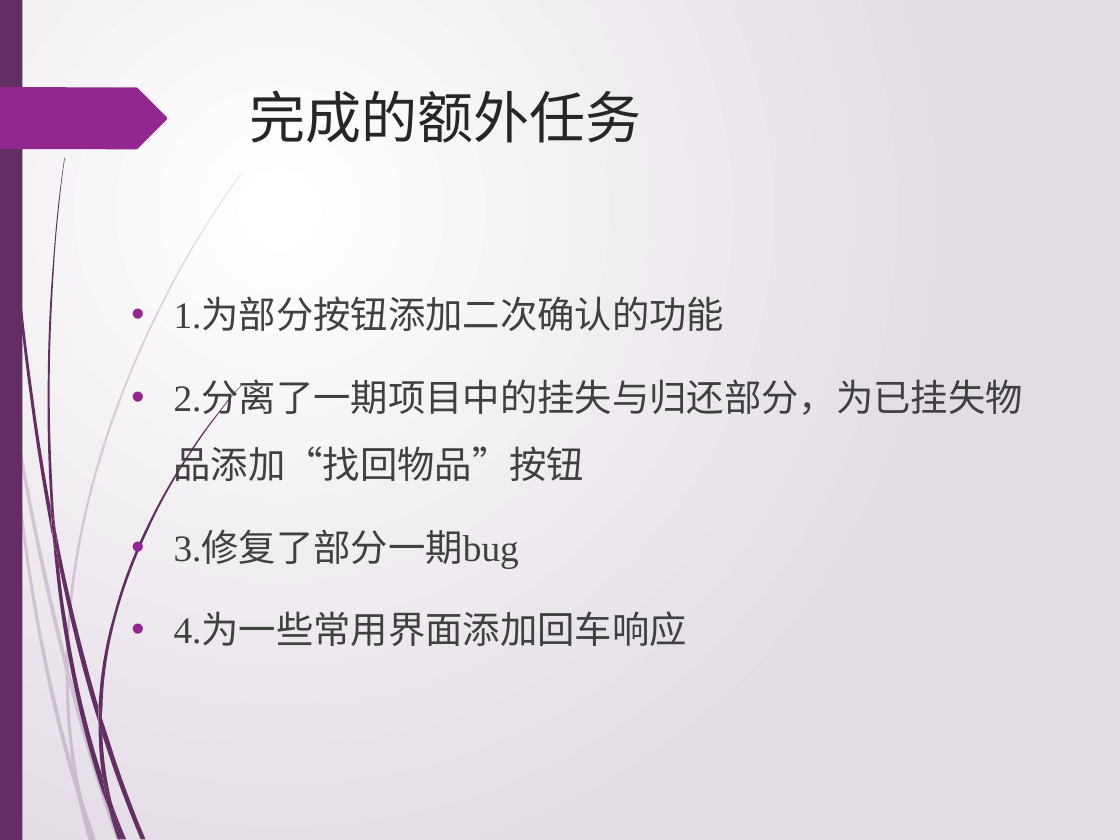
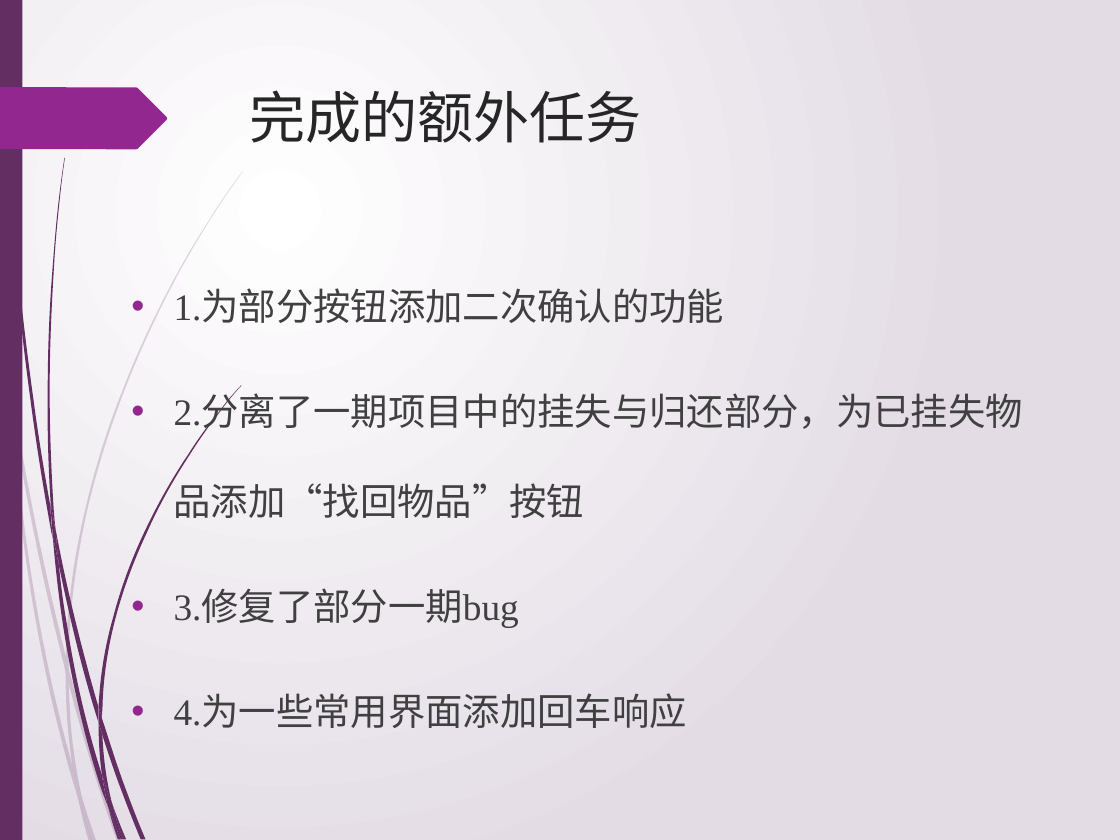
Before and after one commit to jiguanglizipao/LSMS, a slide deck: slide 4 of ppt_of_sprint/sprint4.pptx. Drawn at 1120x840 pixels with LibreOffice and Linux fonts; fonts in the diff are those of the drawing. Boxes give left, top, right and bottom in pixels: in the first picture for what was removed or moved away, otherwise in the second. Text is boxed around its words. In the diff, an @@ line names an element or a change of style, - is before the commit and + after.

```diff
--- a/ppt_of_sprint/sprint4.pptx
+++ b/ppt_of_sprint/sprint4.pptx
@@ text "1.为部分按钮添加二次确认的功能": place and size @@
-text "1.为部分按钮添加二次确认的功能" at (174,299,1023,646)
+text "1.为部分按钮添加二次确认的功能" at (174,291,1023,728)
@@ text "1.为部分按钮添加二次确认的功能" at (174,291,1023,728): line spacing 1.5 to 2 @@
```
Also in this commit, not shown: 2 other slides changed.
